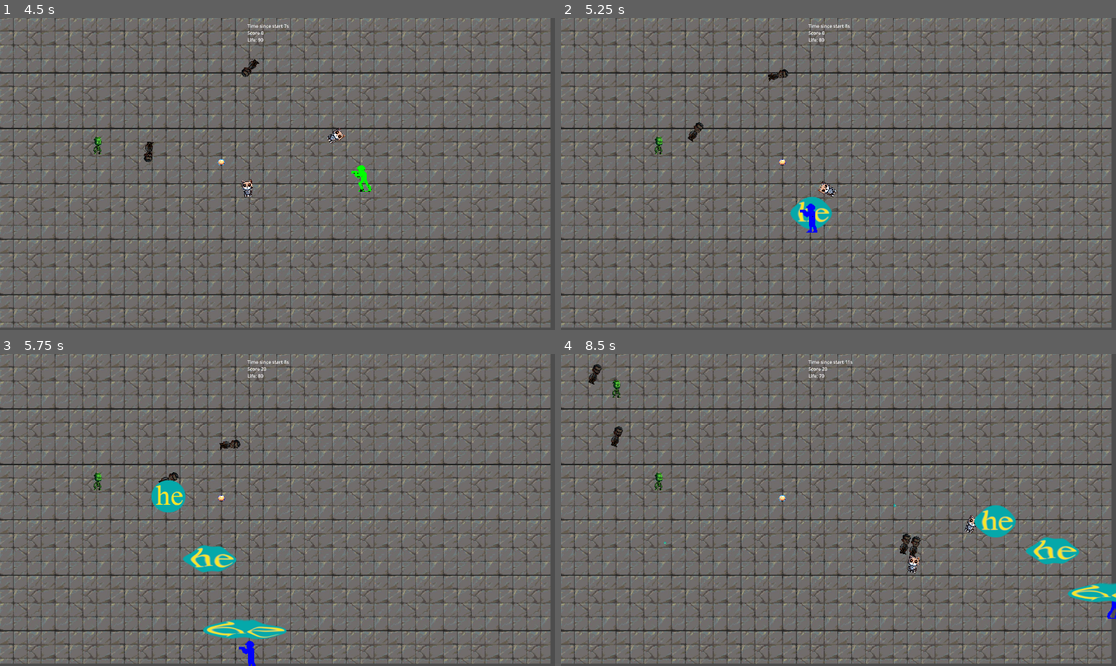
Above: before the commit, frames 1-4 (two rows, left to right).
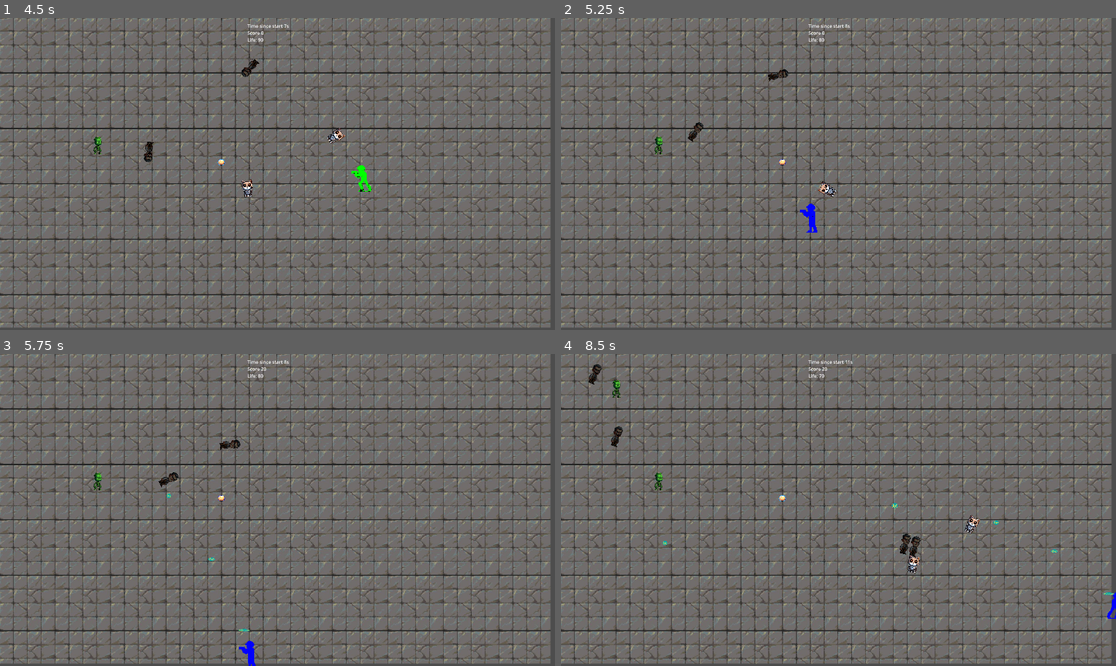
Above: after the commit, the same moments.

Repository: elVariable/gamejam
Game: Godot game, scene res://scenes/levels/main.tscn
Two runs of this game, one before a commit and one after it. Both use one fixed random seed, a clock stepped at 60 frames per second and the inputs below. The engine's default icon, where the game draws it, is replaced by a stand-in: a white triangle on a blue panel in a dark square.
Inputs:
- Up to frame 1 (4.5 s): tap Enter at 0.5 s; hold D (Right) 0.53-1.28 s; tap U (Fire0) at 0.6, 3.6 s; hold S (Down) 1.28-2.03 s; tap I (Fire1) at 1.35, 4.35 s; hold D (Right) 2.03-2.78 s; tap O (Fire2) at 2.1 s; hold W (Up) 2.78-3.53 s; tap P (Fire3) at 2.85 s; hold A (Left) from 3.53 s (still down)
- Up to frame 2 (5.25 s): release A (Left) at 5.03 s; hold S (Down) from 5.03 s (still down); tap O (Fire2) at 5.1 s
- Up to frame 3 (5.75 s): keep holding S (Down)
- Up to frame 4 (8.5 s): release S (Down) at 5.78 s; hold D (Right) 5.78-6.53 s; tap one key every 0.75 s from 5.85 s: P (Fire3) U (Fire0) I (Fire1) O (Fire2); hold W (Up) 6.53-7.28 s; hold D (Right) 7.28-8.03 s; hold S (Down) from 8.03 s (still down)

Frame 1 is identical in both runs. In frame 2, 0.5% of the frame differs, in the area x 41-49%, y 57-68%; in frame 3, 1.8%, in the area x 27-52%, y 40-92%; in frame 4, 1.6%.

Commit message:
Add weapon level and remove scale

Diff:
--- a/scripts/weapons/he_weapon.gd
+++ b/scripts/weapons/he_weapon.gd
@@ -8,6 +8,5 @@
     bullet_pircing = 1
     base_spawn_time = 0.1
     base_spawn_rate = 1
-    bullet_scale = Vector2(7.3, 7.3)
 
     bullet_scene = load("res://scenes/prefabs/bullets/he_bullet.tscn")
--- a/scripts/weapons/hi_weapon.gd
+++ b/scripts/weapons/hi_weapon.gd
@@ -8,6 +8,5 @@
     bullet_pircing = 1
     base_spawn_time = 0.15
     base_spawn_rate = 1
-    bullet_scale = Vector2(0.5, 0.5)
 
     bullet_scene = load("res://scenes/prefabs/bullets/hi_bullet.tscn")
--- a/scripts/weapons/ho_weapon.gd
+++ b/scripts/weapons/ho_weapon.gd
@@ -8,6 +8,5 @@
     bullet_pircing = 10
     base_spawn_time = 2
     base_spawn_rate = 1
-    bullet_scale = Vector2(3, 3)
 
     bullet_scene = load("res://scenes/prefabs/bullets/ho_bullet.tscn")
--- a/scripts/weapons/weapon.gd
+++ b/scripts/weapons/weapon.gd
@@ -11,9 +11,9 @@
 var bullet_dmg = 50
 var bullet_pircing = 1
 
-var bullet_scale = Vector2(1, 1)
+var bullet_timer : Timer = null
 
-var bullet_timer : Timer = null
+var weapon_lvl : int = 1
 
 # Called when the node enters the scene tree for the first time.
 func _ready():
@@ -59,10 +59,10 @@
 
             bullet_instance.position = get_legit_spawn()
             bullet_instance.direction = get_normalized_direction()
-            bullet_instance.speed = bullet_speed
-            bullet_instance.dmg = bullet_dmg
-            bullet_instance.pircing = bullet_pircing
-            bullet_instance.scale = bullet_scale
+
+            bullet_instance.speed = get_scaled_speed()
+            bullet_instance.dmg = get_scaled_dmg()
+            bullet_instance.pircing = get_scaled_pircing()
 
             get_tree().root.add_child(bullet_instance)
 
@@ -70,3 +70,12 @@
     fire_bullets()
 
     bullet_timer.start(base_spawn_time)
+
+func get_scaled_dmg():
+    return weapon_lvl * bullet_dmg
+
+func get_scaled_speed():
+    return (1 + weapon_lvl / 10) * bullet_speed
+
+func get_scaled_pircing():
+    return bullet_pircing
